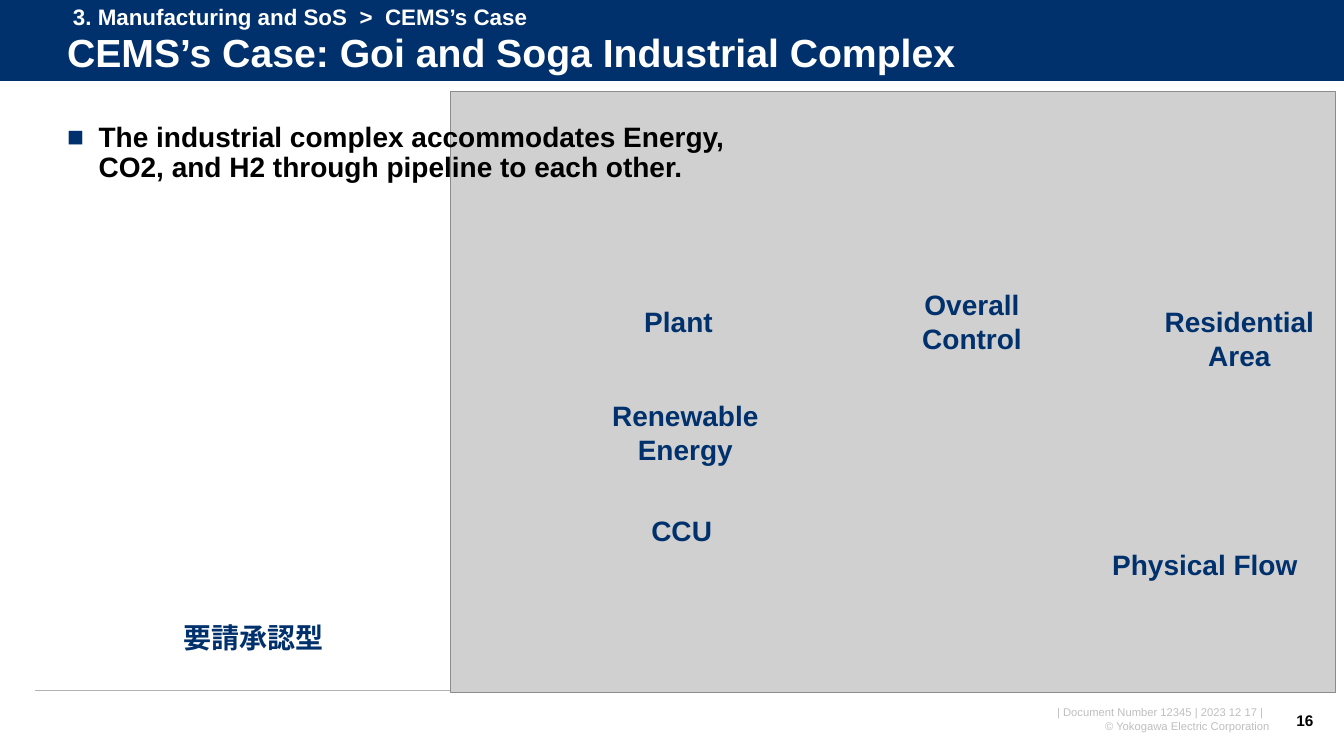
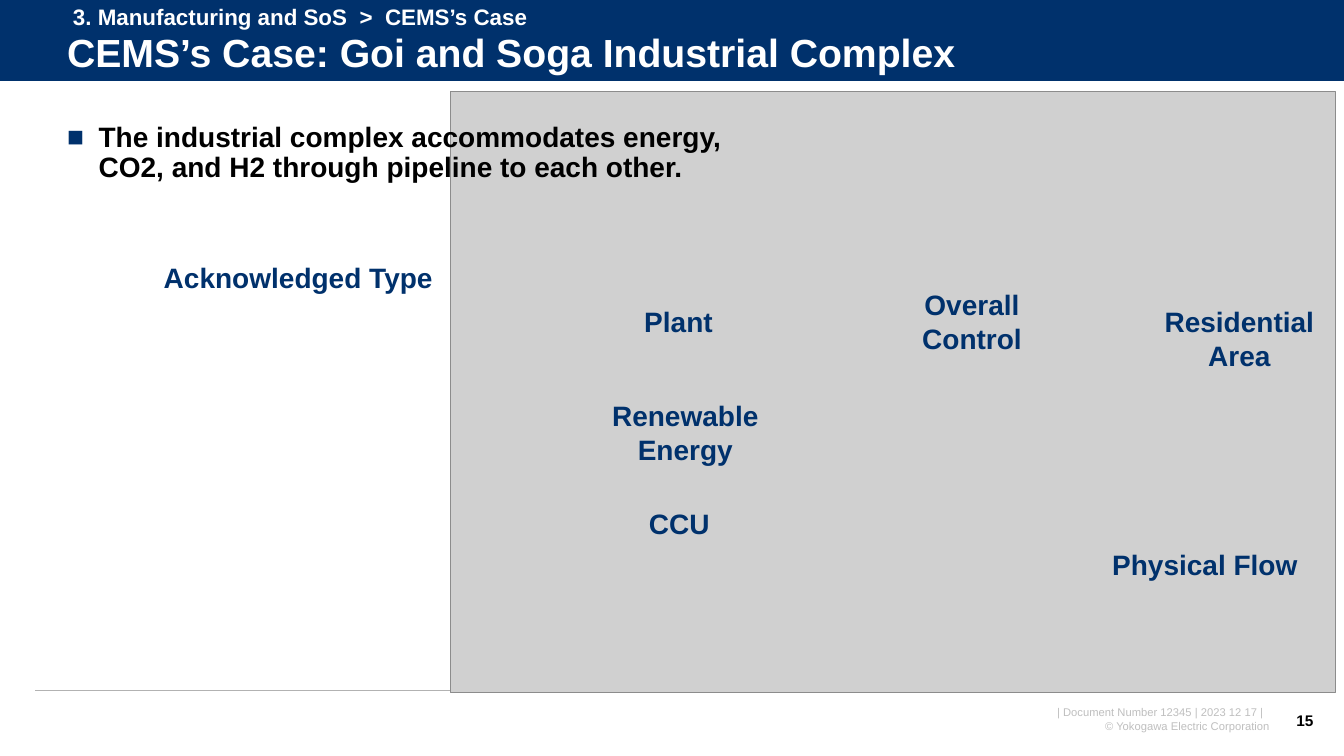
Before and after one commit to watarukumagai-git/opt, a slide deck: slide 15 of SoS/240322_SoS_kumagai.pptx (slide 16 before the commit). Drawn at 1344x756 pixels with LibreOffice and Linux fonts; fonts in the diff are those of the drawing; grey boxes stand for pictures; background and template pictures are left out. Boxes give left, top, right and bottom in pixels: in the first picture for what was removed or moved away, otherwise in the second. Text is boxed around its words. In the diff, an @@ line names an element or a change of style, - is before the commit and + after.

```diff
--- a/SoS/240322_SoS_kumagai.pptx
+++ b/SoS/240322_SoS_kumagai.pptx
@@ text at [99, 125, 721, 182]: text changed @@
-■ The industrial complex accommodates Energy, CO2, and H2 through pipeline to each other.
+■ The industrial complex accommodates energy, CO2, and H2 through pipeline to each other.
@@ text added at [164, 267, 432, 293], 20 pt, text #00316C, bold @@
+Acknowledged Type
@@ text "CCU": place and size @@
-text "CCU" at [651, 521, 712, 542]
+text "CCU" at [649, 514, 710, 535]
@@ text removed at [184, 624, 324, 651] @@
-要請承認型
```
Also in this commit, not shown: 9 other slides changed, 2 slides added, 2 slides removed.
